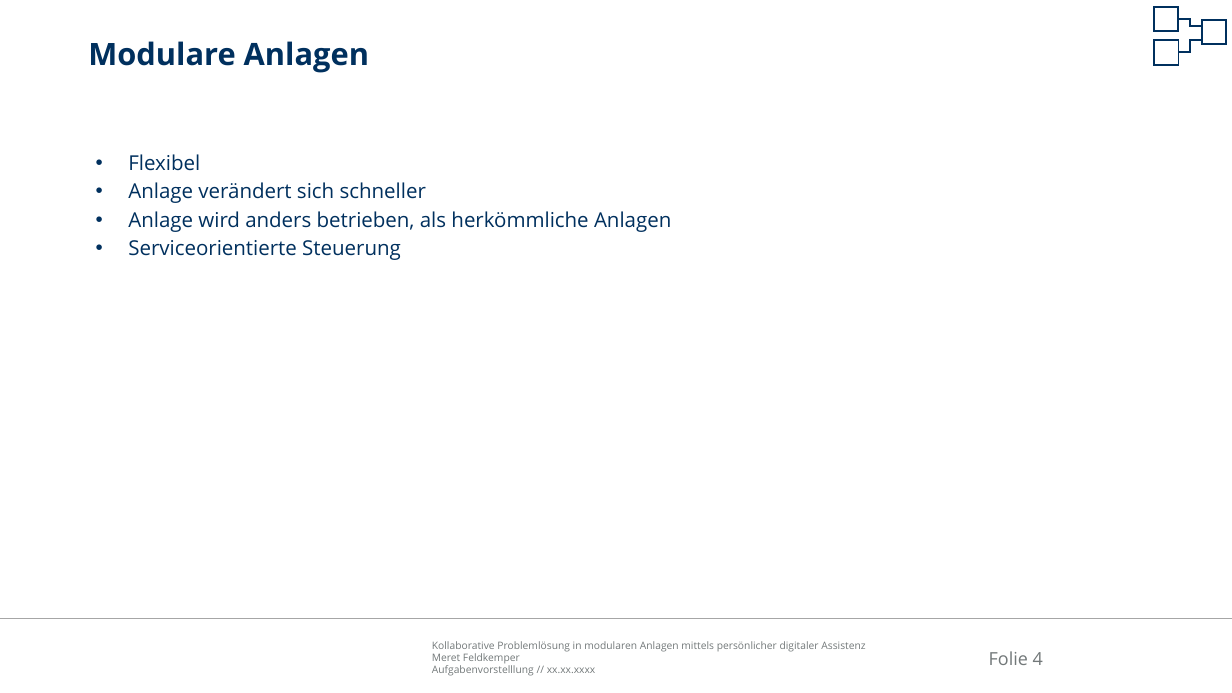
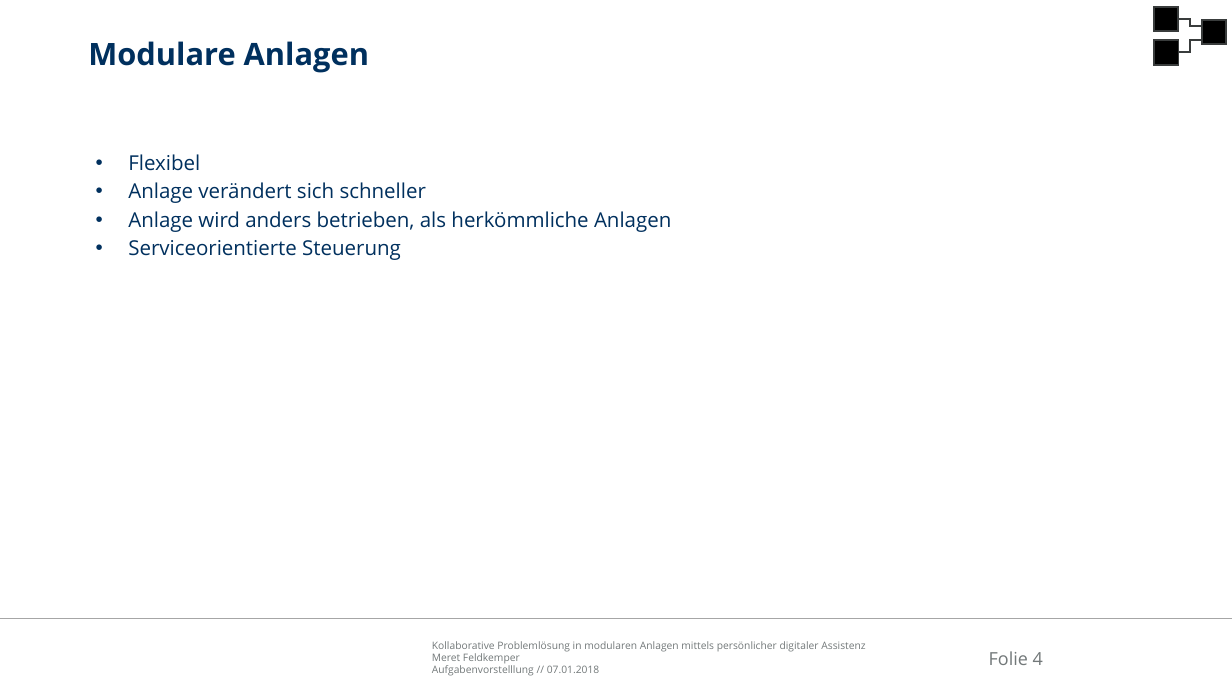
Before and after one commit to Ral3007/Diplomarbeit, a slide deck: slide 4 of Dokumente/Präsentationen/2019-01-07_DA_Feldkemper_Aufgabenvorstellung.pptx. Drawn at 1232x693 pixels with LibreOffice and Linux fonts; fonts in the diff are those of the drawing; background and template pictures are left out. Boxes give left, top, right and bottom in pixels: in the first picture for what was removed or moved away, otherwise in the second. Text is boxed around its words. In the diff, an @@ line names an element or a change of style, - is before the commit and + after.

```diff
--- a/Dokumente/Präsentationen/2019-01-07_DA_Feldkemper_Aufgabenvorstellung.pptx
+++ b/Dokumente/Präsentationen/2019-01-07_DA_Feldkemper_Aufgabenvorstellung.pptx
@@ elbow line (1178, 19) - (1202, 26): stroke #00305E 1.5 pt to #393C3C 1.5 pt @@
@@ fill #FFFFFF to #000000; outline #00305E 1.5 pt to #393C3C 1.5 pt in 3 elements at (1154, 6, 1179, 31), (1202, 19, 1227, 44), (1154, 40, 1179, 65) @@
@@ elbow line (1179, 53) - (1202, 40): stroke #00305E 1.5 pt to #393C3C 1.5 pt @@
@@ text at (432, 665, 600, 676): text changed @@
-Aufgabenvorstelllung // xx.xx.xxxx
+Aufgabenvorstelllung // 07.01.2018
```
Also in this commit, not shown: 6 other slides changed, 2 slides added, 1 slide removed, 15 other files.
